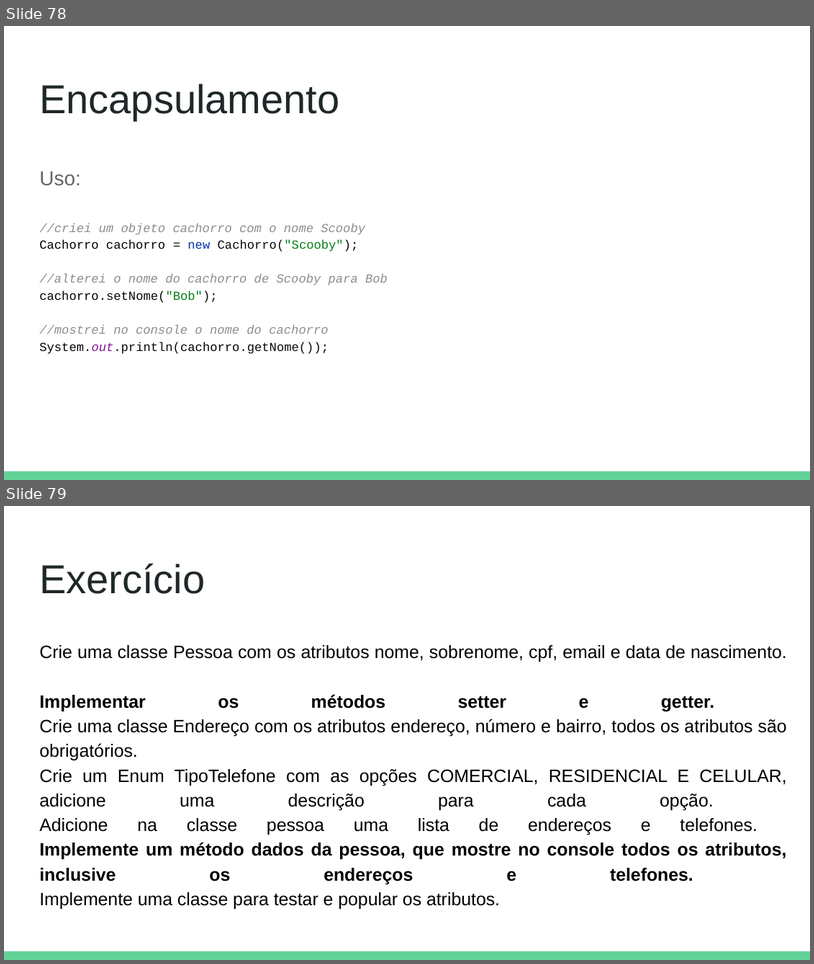
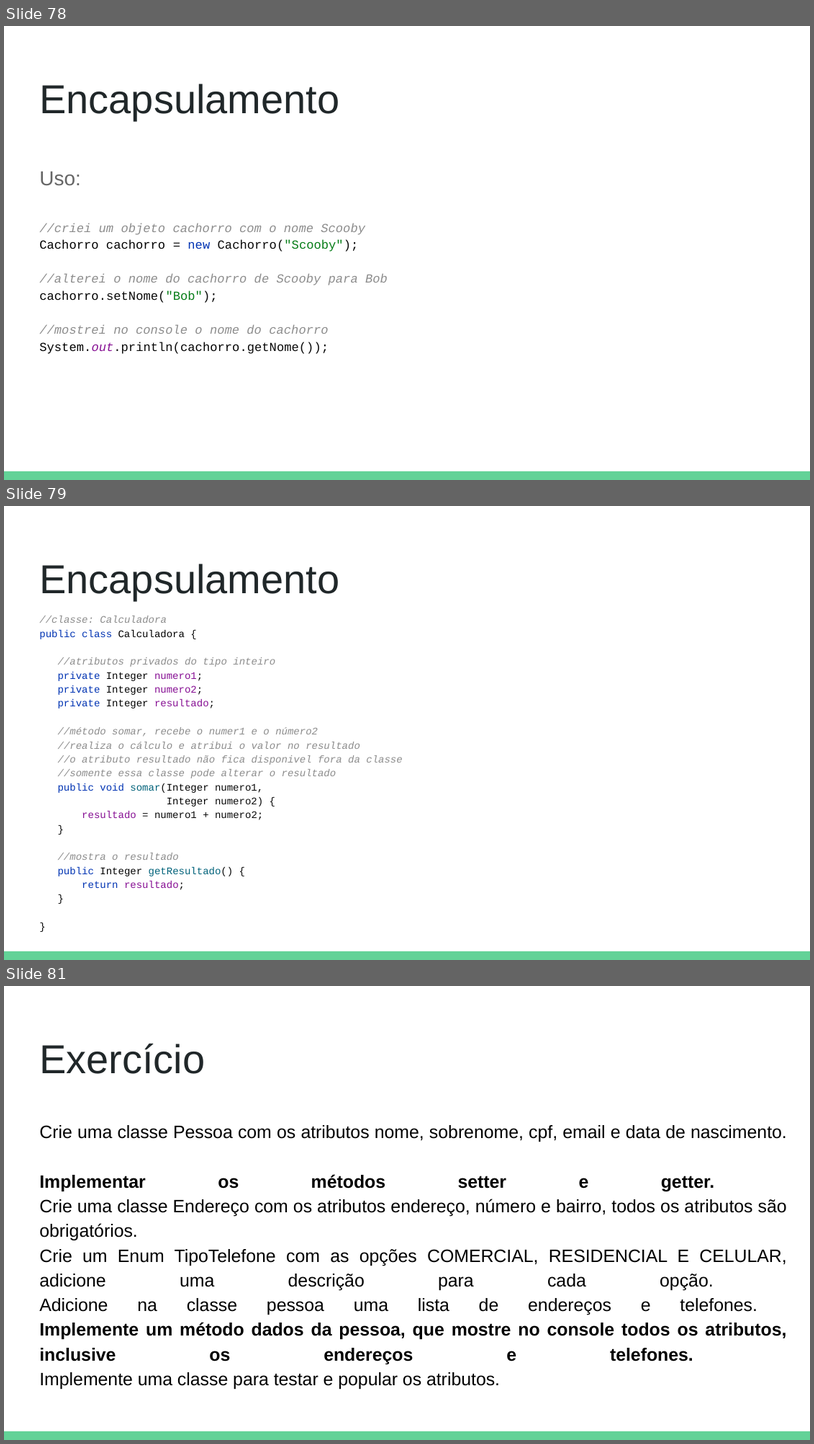
Before and after one commit to DeboraMendes/bootcamp, a slide deck: Java e Programação Orientada a Objetos.pptx. Shown one above the other, each under a label of ours: slides 78 and 79 before the commit, slides 78, 79 and 81 after it; the slides between them are not shown. The pictures are 814x964 and 814x1444 pixels, drawn with LibreOffice and Linux fonts; fonts in the diff are those of the drawing. Boxes give left, top, right and bottom in pixels: in the first picture for what was removed or moved away, otherwise in the second. Text is boxed around its words. In the diff, an @@ line names an element or a change of style, - is before the commit and + after.

```diff
--- a/Java e Programação Orientada a Objetos.pptx
+++ b/Java e Programação Orientada a Objetos.pptx
@@ slide 79 added at [4, 506, 810, 960], background #FFFFFF; not listed: 1 template element that a slide beside it also shows @@
@@ title added at [39, 564, 340, 600], 36 pt, text #202729 @@
+Encapsulamento
@@ text added at [39, 615, 402, 890], 9 pt, text #8C8C8C, italic @@
+//classe: Calculadora
+public class Calculadora {
+//atributos privados do tipo inteiro
+private Integer numero1;
+private Integer numero2;
+private Integer resultado;
+//método somar, recebe o numer1 e o número2
+//realiza o cálculo e atribui o valor no resultado
+//o atributo resultado não fica disponivel fora da classe
+//somente essa classe pode alterar o resultado
+public void somar(Integer numero1,
+Integer numero2) {
+resultado = numero1 + numero2;
+}
+//mostra o resultado
+public Integer getResultado() {
+return resultado;
+}
+}
@@ what was slide 79 is now slide 81 @@
```
Also in this commit, not shown: 1 other slide added.
